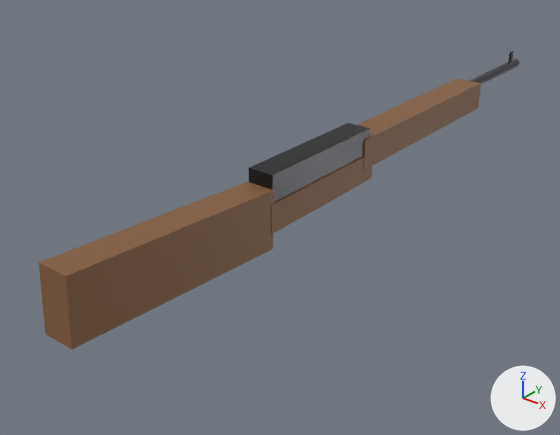
What one commit did to the glTF model assets/models/weapons/garand.glb.
Rendered twice from a 50 mm camera at (0.625, -0.799, 0.457) aimed at (-0.074, 0.075, -0.085). Lighting does not change. The marker at lower right points along +X, +Y and +Z. The first picture is the older version. Vertices at exactly the same position are counted once.

The first picture shows 'garand_LOD0'.
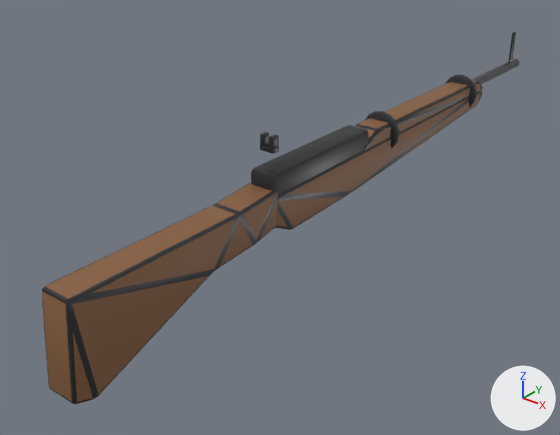
What changed in the scene script:
```text
Change me_garand_lod0:
    used by ob_garand_lod0; location = (0.0, 0.0, 0.0)
    remove me_garand_lod0.from_pydata(...)  # 60 vertices, 96 faces; spans x -0.025..0.025, y -0.402..0.78, z -0.052..0.064
    add me_garand_lod0.from_pydata(...)  # 998 vertices, 1948 faces; spans x -0.034..0.034, y -0.41..0.78, z -0.111..0.105
    me_garand_lod0 part 1: the loose piece of 8 vertices spanning x -0.021..0.021, y -0.06..0.18, z 0.002..0.057 is rebuilt with 56 vertices and now spans x -0.021..0.021, y -0.06..0.18, z 0.002..0.057
    me_garand_lod0 part 2: the loose piece of 8 vertices spanning x -0.025..0.025, y 0.16..0.56, z -0.005..0.045 is rebuilt with 108 vertices and now spans x -0.022..0.022, y 0.16..0.58, z 0.02..0.05
    me_garand_lod0 part 3: the loose piece of 8 vertices spanning x -0.002..0.002, y 0.745..0.755, z 0.044..0.064 is rebuilt with 56 vertices and now spans x -0.002..0.002, y 0.744..0.756, z 0.042..0.105
    me_garand_lod0 part 4: the loose piece of 8 vertices spanning x -0.023..0.023, y -0.402..-0.058, z -0.052..0.057 is rebuilt with 152 vertices and now spans x -0.024..0.024, y -0.41..-0.05, z -0.111..0.035
    me_garand_lod0 part 5: the loose piece of 8 vertices spanning x -0.024..0.024, y -0.066..0.186, z -0.027..0.017 is rebuilt with 130 vertices and now spans x -0.024..0.024, y -0.06..0.579, z -0.04..0.03
    me_garand_lod0 part 6: a new loose piece of 84 vertices spanning x -0.034..0.034, y 0.52..0.532, z -0.004..0.064, in mat_metal (dark grey #4d4d50)
    me_garand_lod0 part 7: a new loose piece of 80 vertices spanning x -0.034..0.034, y 0.24..0.252, z -0.004..0.064, in mat_metal (dark grey #4d4d50)
    me_garand_lod0 part 8: a new loose piece of 56 vertices spanning x -0.012..-0.005, y -0.047..-0.035, z 0.089..0.105, in mat_metal (dark grey #4d4d50)
    me_garand_lod0 part 9: a new loose piece of 56 vertices spanning x 0.005..0.012, y -0.047..-0.035, z 0.089..0.105, in mat_metal (dark grey #4d4d50)
    me_garand_lod0 part 10: a new loose piece of 56 vertices spanning x -0.012..0.012, y -0.047..-0.035, z 0.082..0.09, in mat_metal (dark grey #4d4d50)
    other edits to the shape of me_garand_lod0 do not show in these pictures
```

Changed parts and their boxes [x1, y1, x2, y2] in the pictures (560 x 435 px):
'garand_LOD0', reshaped (25% taller)
    before: [39, 51, 520, 349]
    after: [42, 32, 519, 404]
part 1 of me_garand_lod0, rebuilt (11% shorter)
    before: [249, 123, 371, 202]
    after: [251, 125, 368, 195]
part 2 of me_garand_lod0, rebuilt (22% shorter)
    before: [357, 79, 481, 170]
    after: [355, 80, 483, 151]
part 3 of me_garand_lod0, rebuilt
    before: [508, 51, 514, 62]
    after: [508, 32, 516, 62]
part 4 of me_garand_lod0, rebuilt (31% taller)
    before: [39, 181, 275, 349]
    after: [42, 183, 278, 404]
part 5 of me_garand_lod0, rebuilt
    before: [271, 157, 372, 234]
    after: [275, 91, 482, 230]
part 6 of me_garand_lod0, added
    after: [445, 75, 477, 107]
part 7 of me_garand_lod0, added
    after: [365, 111, 399, 148]
part 8 of me_garand_lod0, added
    after: [260, 132, 269, 146]
part 9 of me_garand_lod0, added
    after: [269, 134, 279, 148]
part 10 of me_garand_lod0, added
    after: [260, 144, 279, 154]
